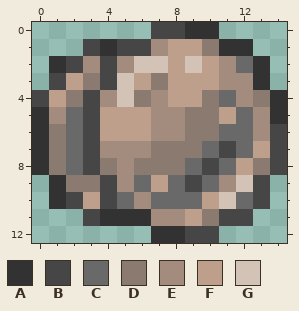
Two states of a pixel-art sprite, Content/Items/Yoyos/IronYoyo.png. Above, as it was before the edit.
The file is 30x26 pixels, drawn in blocks of 2x2; one block is one cell here. Colours within 5 levels of each other are drawn and written as one.
Palette (. is transparent): A #323232  B #464646  C #696969  D #8a7a6f  E #a38c7e  F #bd9f8b  G #d3c2b6
The result:
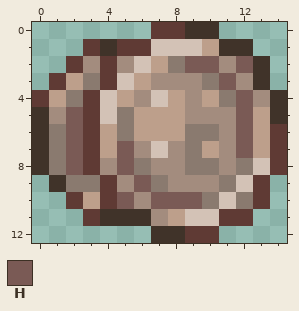
Colours new in this view: H #7a5a55
Edits made:
@@ palette @@
-A #323232
+A #403329
-B #464646
+B #5f3a34
@@ x 0..14 @@
  0 .......BBAA....
- 1 ...BABBEFFDAA..
- 2 .ABEBEGGFGFECA.
- 3 .BFDBGFDFFFEEA.
- 4 BFDBEGDEFFDCEDA
- 5 AECBFFFEEDDFCEA
- 6 ADCBFFFEEDDCCEB
- 7 ADCBEEEDDDCBCFB
- 8 ADCBDEDDDCBCFDB
- 9 .ADDBECFCBCEGB.
-10 .ABFBCECCCFGCB.
-11 ...BAAAEEFDBB..
+ 1 ...BABBGGGFAA..
+ 2 ..BEBEGFDHHEHA.
+ 3 .BFDBGFEEEDHEA.
+ 4 BFDBGFEGFEFDHEA
+ 5 AEHBGDFFFEEEHFA
+ 6 ADHBFDFFFDDEHFB
+ 7 ADHBFHEGEDFEHFB
+ 8 ADHBEHDEEDDEDGB
+ 9 .ADDBEHDEEEDGB.
+10 ..BFBHEHHHDGDB.
+11 ...BAAAEFGGBB..
 12 .......AABB....
Pixel boxes of the changes (left, top, right, bottom) in both pictures:
changed: (32, 22, 287, 243)
